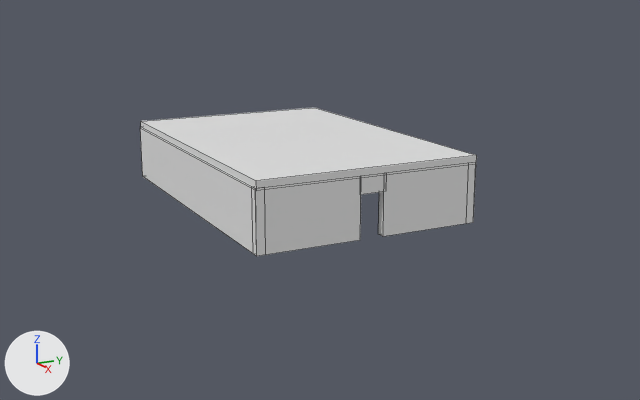
The Blender file Badass_Upgrade/DESIGN/Habitacio2(parets,texturaTerra)/paretsHabitacio2.blend as it was, and as the next commit left it.
The view is the same before and after, from a 50 mm camera at (39.6, -19.7, 12.2) aimed at (-8.2, 4.9, -1.7). The axes (+X, +Y, +Z) are drawn at lower left. The lights are the same throughout. Mesh edges are drawn as thin lines. Materials are left out; every surface is plain grey.
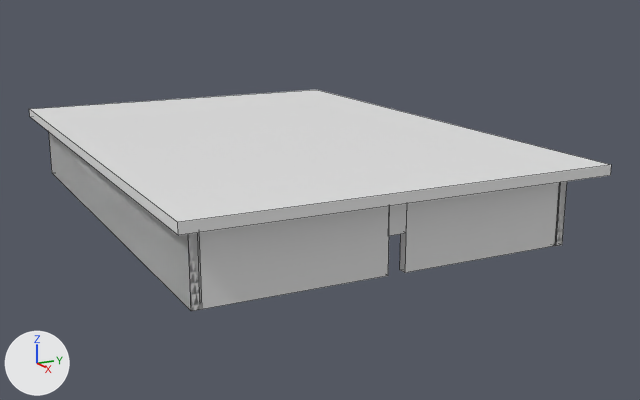
Where the newer file only moved an object's origin or applied its transform, the numbers keep the older frame.

Where the change shows, as pixel boxes [x1, y1, x2, y2] in the pictures (640 x 400 px; the box of a moved part takes in the faces that stretch with it):
'Cube.008', mesh rescaled (73% wider, 74% taller)
    before: [141, 108, 477, 191]
    after: [29, 90, 612, 235]
'Cube', moved, rescaled
    before: [255, 178, 361, 256]
    after: [400, 183, 559, 273]
'Cube.002', reshaped, moved, rescaled (31% wider, 38% taller)
    before: [140, 127, 257, 256]
    after: [49, 132, 202, 311]
'Cube.006', moved, rescaled (579% wider, 395% taller)
    before: [360, 175, 387, 195]
    after: [200, 206, 389, 309]
'Cube.001', moved, rescaled
    before: [378, 165, 469, 237]
    after: [388, 204, 407, 236]
'Cube.003', reshaped, moved, rescaled
    before: [466, 163, 476, 224]
    after: [555, 182, 567, 246]
part 2 of me_cube_003, added
    after: [555, 182, 567, 246]
part 3 of me_cube_003, moved or reshaped (not visible afterwards)
    before: [466, 163, 476, 224]
part 4 of me_cube_002, added
    after: [49, 132, 202, 311]
part 5 of me_cube_002, moved or reshaped (not visible afterwards)
    before: [140, 127, 257, 256]

Patch to the scene script:
```diff
--- a/Badass_Upgrade/DESIGN/Habitacio2(parets,texturaTerra)/paretsHabitacio2.blend.py
+++ b/Badass_Upgrade/DESIGN/Habitacio2(parets,texturaTerra)/paretsHabitacio2.blend.py
@@ me_cube_004 @@
 me_cube_004.from_pydata(...)  # 8 vertices, 6 faces; spans x -1.0..1.0, y -1.0..1.0, z -1.0..1.0
 # used by ob_cube_008; location = (-9.75, 3.74, 1.9); scale = (10.0, 6.7, 0.25)
+# me_cube_004 part 1: the whole mesh is scaled about its middle by (1.67, 1.74, 1.11), then moved by (-0.02, -0.18, 1.21)
@@ me_cube_003 @@
 # used by ob_cube_003; location = (-9.74, 10.16, 0.0); rotation_euler = (0.0, 0.0, 1.571), in degrees (0, 0, 90); scale = (0.25, 10.0, 1.75)
-me_cube_003.from_pydata(...)  # 8 vertices, 6 faces; spans x -1.0..1.0, y -1.0..1.0, z -1.0..1.0
+me_cube_003.from_pydata(...)  # 16 vertices, 12 faces; spans x -1.0..1.0, y -1.0..1.0, z -1.0..1.0
+# me_cube_003 part 2: a new loose piece, a box spanning x -1.0..1.0, y -1.0..1.0, z -1.0..1.0
+# me_cube_003 part 3
+# 6 faces are deleted
+# 6 new faces join them
@@ me_cube_002 @@
 # used by ob_cube_002; location = (-9.79, -2.75, 0.0); rotation_euler = (0.0, 0.0, 1.571), in degrees (0, 0, 90); scale = (0.25, 10.0, 1.75)
-me_cube_002.from_pydata(...)  # 8 vertices, 6 faces; spans x -1.0..1.0, y -1.0..1.0, z -1.0..1.0
+me_cube_002.from_pydata(...)  # 16 vertices, 12 faces; spans x -1.0..1.0, y -1.0..1.0, z -1.0..1.0
+# me_cube_002 part 4: a new loose piece, a box spanning x -1.0..1.0, y -1.0..1.0, z -1.0..1.0
+# me_cube_002 part 5
+# 6 faces are deleted
+# 6 new faces join them
@@ ob_cube_006 @@
 ob_cube_006 = bpy.data.objects.new('Cube.006', me_cube_007)
-ob_cube_006.location = (0.0, 3.75, 1.24)
-ob_cube_006.scale = (0.25, 0.8, 0.5)
+ob_cube_006.location = (4.95, -3.05, 0.0)
+ob_cube_006.scale = (0.25, 4.75, 2.0)
@@ ob_cube_003 @@
 ob_cube_003 = bpy.data.objects.new('Cube.003', me_cube_003)
-ob_cube_003.location = (-9.74, 10.16, 0.0)
+ob_cube_003.location = (-9.74, 12.29, 0.0)
 ob_cube_003.rotation_euler = (0.0, 0.0, 1.571)  # degrees (0, 0, 90)
-ob_cube_003.scale = (0.25, 10.0, 1.75)
+ob_cube_003.scale = (0.25, 15.0, 2.0)
@@ ob_cube_002 @@
 ob_cube_002 = bpy.data.objects.new('Cube.002', me_cube_002)
-ob_cube_002.location = (-9.79, -2.75, 0.0)
+ob_cube_002.location = (-9.79, -7.97, 0.0)
 ob_cube_002.rotation_euler = (0.0, 0.0, 1.571)  # degrees (0, 0, 90)
-ob_cube_002.scale = (0.25, 10.0, 1.75)
+ob_cube_002.scale = (0.25, 15.0, 2.0)
@@ ob_cube_001 @@
 ob_cube_001 = bpy.data.objects.new('Cube.001', me_cube_001)
-ob_cube_001.location = (0.0, 7.41, 0.0)
-ob_cube_001.scale = (0.25, 3.0, 1.75)
+ob_cube_001.location = (4.95, 2.17, 1.0)
+ob_cube_001.scale = (0.25, 0.5, 1.0)
@@ ob_cube @@
 ob_cube = bpy.data.objects.new('Cube', me_cube)
-ob_cube.location = (0.0, 0.0, 0.0)
-ob_cube.scale = (0.25, 3.0, 1.75)
+ob_cube.location = (4.95, 7.41, 0.0)
+ob_cube.scale = (0.25, 4.75, 2.0)
```
